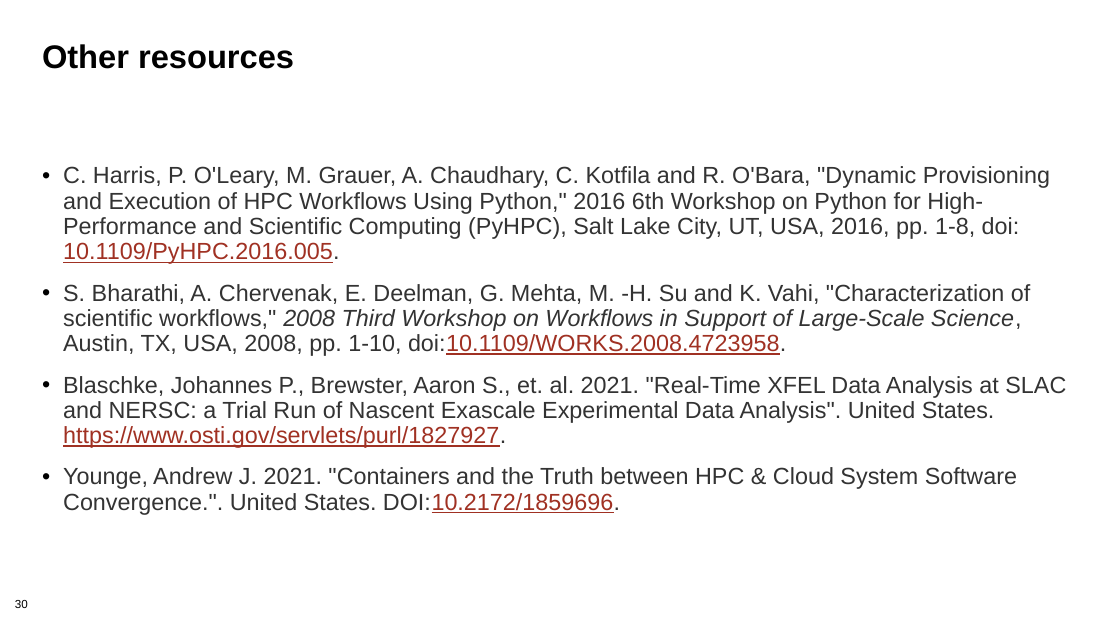
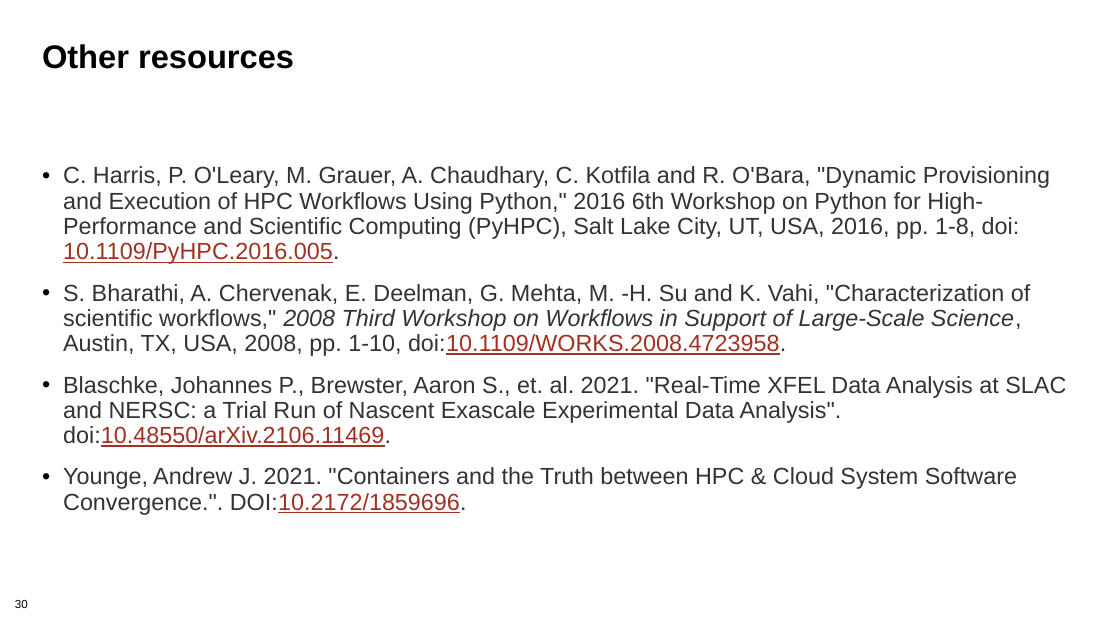
Before and after one commit to bssw-tutorial/presentations, a slide deck: slide 30 of rep-workflows.pptx. Drawn at 1120x630 pixels with LibreOffice and Linux fonts; fonts in the diff are those of the drawing; background and template pictures are left out. Boxes give left, top, right and bottom in pixels: in the first picture for what was removed or moved away, otherwise in the second. Text is boxed around its words. In the diff, an @@ line names an element or a change of style, - is before the commit and + after.

```diff
--- a/rep-workflows.pptx
+++ b/rep-workflows.pptx
@@ text at (x1=63, y1=376, x2=1066, y2=515): text changed @@
-• Blaschke, Johannes P., Brewster, Aaron S., et. al. 2021. "Real-Time XFEL Data Analysis at SLAC and NERSC: a Trial Run of Nascent Exascale Experimental Data Analysis". United States. https://www.osti.gov/servlets/purl/1827927.
-• Younge, Andrew J. 2021. "Containers and the Truth between HPC & Cloud System Software Convergence.". United States. DOI:10.2172/1859696.
+• Blaschke, Johannes P., Brewster, Aaron S., et. al. 2021. "Real-Time XFEL Data Analysis at SLAC and NERSC: a Trial Run of Nascent Exascale Experimental Data Analysis". doi:10.48550/arXiv.2106.11469.
+• Younge, Andrew J. 2021. "Containers and the Truth between HPC & Cloud System Software Convergence.". DOI:10.2172/1859696.
```
Also in this commit, not shown: 1 other file.
